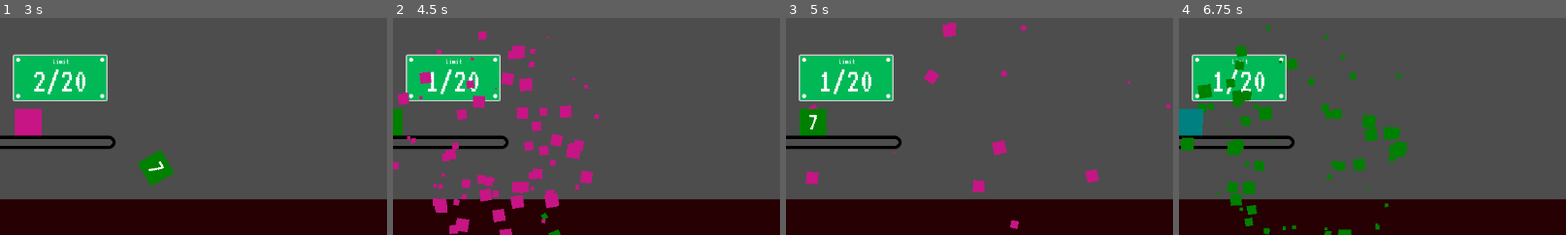
Above: before the commit, frames 1-4 (left to right).
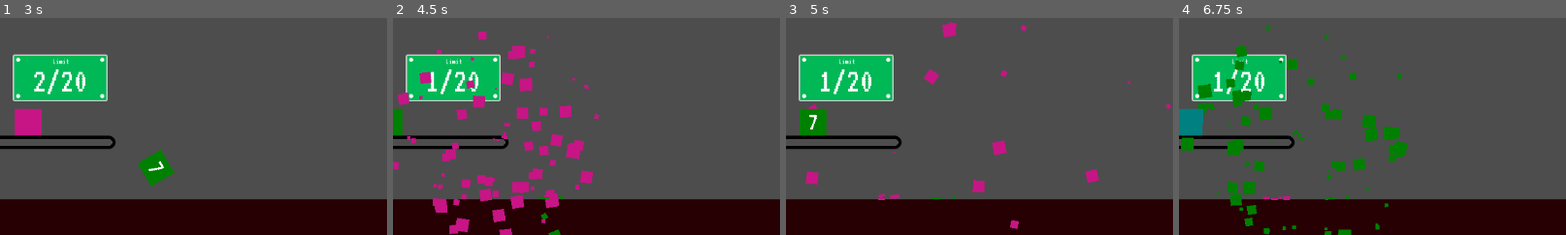
Above: after the commit, the same moments.

Repository: bjornarprytz/scale
Game: Godot game, scene res://main.tscn
The game is run twice, just before and just after one commit, with the same random seed, the same clock (stepped at 60 frames per second) and the same inputs.
Inputs (mouse positions are % of the whole screen's width and height, from its top left):
- Up to frame 1 (3 s): click (22, 6) at 0.52 s; type "Alex" at 0.6 s; click (34, 6) at 0.75 s; type "Alex" at 0.83 s; click (47, 6) at 0.98 s; type "Alex" at 1.07 s; click (59, 6) at 1.27 s; type "Alex" at 1.35 s; click (72, 6) at 1.5 s; type "Alex" at 1.58 s; click (84, 6) at 1.73 s; type "Alex" at 1.82 s; click "Submit" at 2 s; click (97, 6) at 2.77 s; type "Alex" at 2.85 s
- Up to frame 2 (4.5 s): click "Submit" at 3.5 s; click "Submit" at 4.25 s
- Up to frame 3 (5 s): no input
- Up to frame 4 (6.75 s): move the mouse to (21, 87) at 5.02 s; tap Tab at 5.1, 5.85 s; click (21, 87) at 5.17 s; move the mouse to (14, 99) at 5.77 s; click (14, 99) at 5.92 s; click "X" at 6.5 s
The pictures show only the part of the screen within x 0-50%, y 50-100%; the shares and areas given below are measured in that part.

Frame 1 is identical in both runs. In frame 2, 0.1% of the frame differs, in the area x 25-44%, y 48-84%; in frame 3, 0.1%; in frame 4, 0.2%, in the area x 21-44%, y 51-84%.

Commit message:
shrapnel

Diff:
--- a/src/main.tscn
+++ b/src/main.tscn
@@ -159,6 +159,8 @@
 
 [node name="Floor" type="StaticBody2D" parent="."]
 position = Vector2(557, 595)
+collision_layer = 3
+collision_mask = 3
 
 [node name="CollisionShape2D" type="CollisionShape2D" parent="Floor"]
 shape = SubResource("WorldBoundaryShape2D_02jkl")
--- a/src/things/cube.gd
+++ b/src/things/cube.gd
@@ -22,6 +22,7 @@
 		else:
 			Autoload.correct_guess.connect(_check_correct)
 
+@onready var shrapnel_spawner = preload("res://things/shrapnel.tscn")
 @onready var boom : CPUParticles2D = $Explosion
 @onready var shape : CollisionShape2D = $Shape
 @onready var light : PointLight2D = $Light
@@ -64,7 +65,13 @@
 		apply_damage(damage)
 
 func explode():
+	if (has_exploded):
+		return
 	has_exploded = true
+
+	for n in randi_range(1, 4):
+		_make_shrapnel()
+
 	$Color.visible = false
 	$Weight.visible = false
 	set_deferred("freeze", true)
@@ -77,6 +84,14 @@
 	await get_tree().create_timer(boom.lifetime).timeout
 
 	queue_free()
+
+func _make_shrapnel():
+	var shrapnel = shrapnel_spawner.instantiate() as Shrapnel
+	get_tree().root.add_child(shrapnel)
+	shrapnel.set_deferred("global_position", global_position)
+	shrapnel.set_deferred("modulate", kind.color)
+	shrapnel.call_deferred("apply_force", Vector2(randf_range(-1.0, 1.0), randf_range(-1.0, 0.0)) * randf_range(3000.0, 5000.0))
+	shrapnel.call_deferred("apply_torque", randf() * 200.0)
 
 func apply_damage(amount):
 	if (amount > 30):
--- /dev/null
+++ b/src/things/shrapnel.gd
@@ -0,0 +1,11 @@
+extends RigidBody2D
+class_name Shrapnel
+
+
+# Behaviour:
+# Lay to rest once it's been still on the ground for a little while
+
+func _ready() -> void:
+	var scale_factor = Vector2(randf_range(1.0, 3.0), randf_range(1.0, 3.0))
+	$Shape.scale *= scale_factor
+	$Color.scale *= scale_factor
--- /dev/null
+++ b/src/things/shrapnel.tscn
@@ -0,0 +1,21 @@
+[gd_scene load_steps=3 format=3 uid="uid://cqjsbdbom8ggo"]
+
+[ext_resource type="Script" path="res://things/shrapnel.gd" id="1_qry7m"]
+
+[sub_resource type="RectangleShape2D" id="RectangleShape2D_g5wyx"]
+size = Vector2(4, 2)
+
+[node name="Shrapnel" type="RigidBody2D"]
+collision_layer = 2
+collision_mask = 2
+script = ExtResource("1_qry7m")
+
+[node name="Shape" type="CollisionShape2D" parent="."]
+shape = SubResource("RectangleShape2D_g5wyx")
+
+[node name="Color" type="ColorRect" parent="."]
+offset_left = -2.0
+offset_top = -1.0
+offset_right = 2.0
+offset_bottom = 1.0
+pivot_offset = Vector2(2, 1)
Not shown, changed: readme.md
